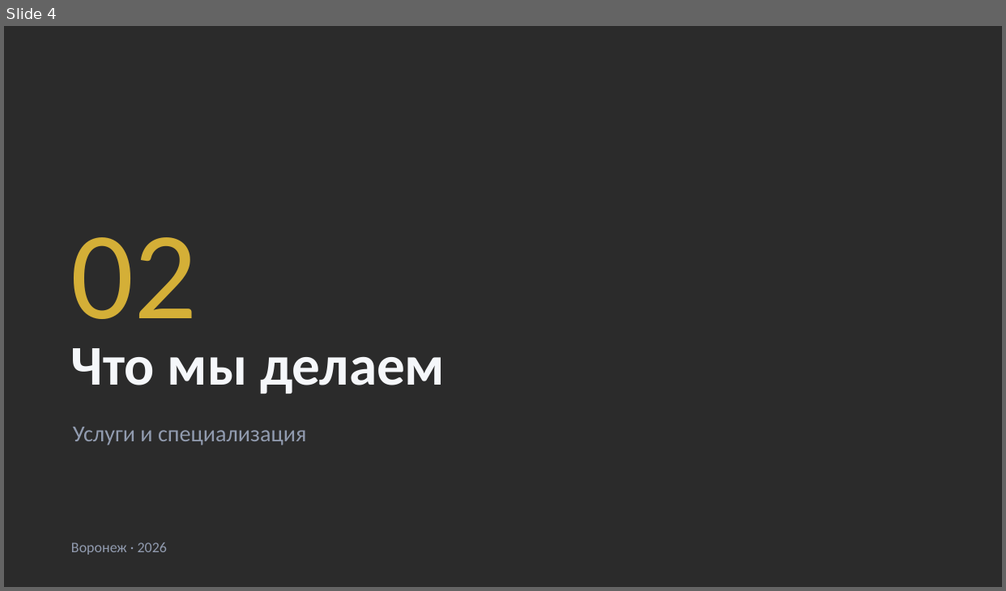
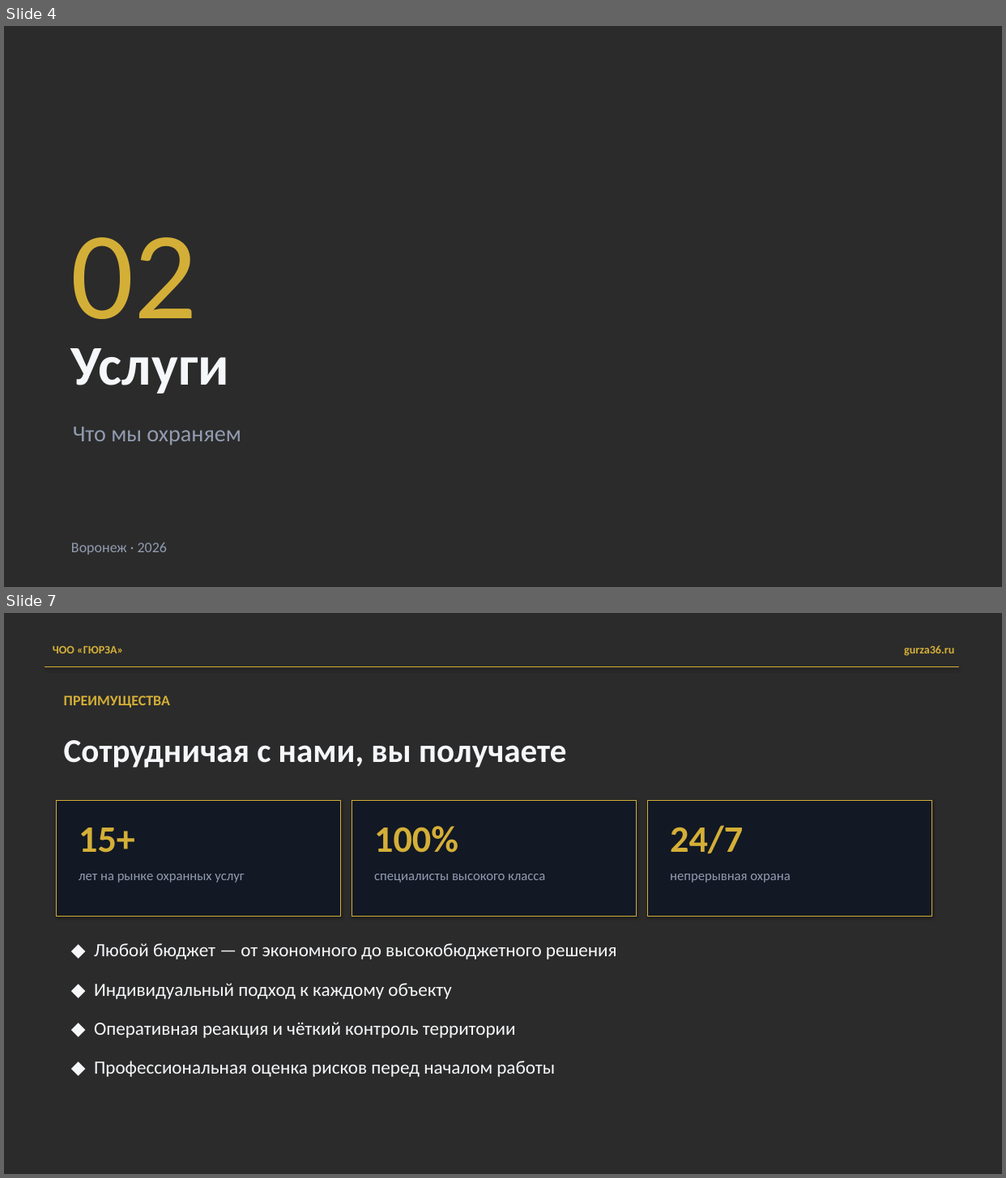
Before and after one commit to MatveyTORSHILOV/Gursa, a slide deck: presentation/gyurza-presentation.pptx. Shown one above the other, each under a label of ours: slide 4 before the commit, slides 4 and 7 after it; the slides between them are not shown. The pictures are 1006x591 and 1006x1178 pixels, drawn with LibreOffice and Linux fonts; fonts in the diff are those of the drawing; background and template pictures are left out; a plain dark background stands for a picture behind light text. Boxes give left, top, right and bottom in pixels: in the first picture for what was removed or moved away, otherwise in the second. Text is boxed around its words. In the diff, an @@ line names an element or a change of style, - is before the commit and + after.

```diff
--- a/presentation/gyurza-presentation.pptx
+++ b/presentation/gyurza-presentation.pptx
@@ slide 7 added at (4,613,1002,1174), background picture (left out) @@
@@ text added at (53,646,123,653), 11 pt, text #D4AF37, bold @@
+ЧОО «ГЮРЗА»
@@ text added at (904,645,954,656), 11 pt, text #D4AF37, bold @@
+gurza36.ru
@@ rectangle added at (45,667,958,667), fill gradient #3F80CE to #A4C4FF, outline #D4AF37 0.75 pt @@
@@ text added at (64,696,170,708), 14 pt, text #D4AF37, bold @@
+ПРЕИМУЩЕСТВА
@@ text added at (64,740,566,768), 32 pt, text #F5F7FA, bold @@
+Сотрудничая с нами, вы получаете
@@ rectangle added at (57,800,341,916), fill #121824, outline #D4AF37 0.5 pt @@
@@ rectangle added at (352,800,637,916), fill #121824, outline #D4AF37 0.5 pt @@
@@ rectangle added at (648,800,932,916), fill #121824, outline #D4AF37 0.5 pt @@
@@ text added at (79,828,135,853), 36 pt, text #D4AF37, bold @@
+15+
@@ text added at (374,826,458,853), 36 pt, text #D4AF37, bold @@
+100%
@@ text added at (670,825,743,854), 36 pt, text #D4AF37, bold @@
+24/7
@@ text added at (79,874,244,883), 13 pt, text #919BAF @@
+лет на рынке охранных услуг
@@ text added at (374,874,545,883), 13 pt, text #919BAF @@
+специалисты высокого класса
@@ text added at (670,874,790,883), 13 pt, text #919BAF @@
+непрерывная охрана
@@ text added at (94,943,617,1077), 18 pt, text #F5F7FA @@
+◆ Любой бюджет — от экономного до высокобюджетного решения
+◆ Индивидуальный подход к каждому объекту
+◆ Оперативная реакция и чёткий контроль территории
+◆ Профессиональная оценка рисков перед началом работы
@@ slide 4 changed as well @@
@@ text at (71,348,229,394): text changed @@
-Что мы делаем
+Услуги
@@ text at (73,427,241,446): text changed @@
-Услуги и специализация
+Что мы охраняем
```
Also in this commit, not shown: 5 other slides changed, 5 other slides added, 9 slides removed, 1 other file.
